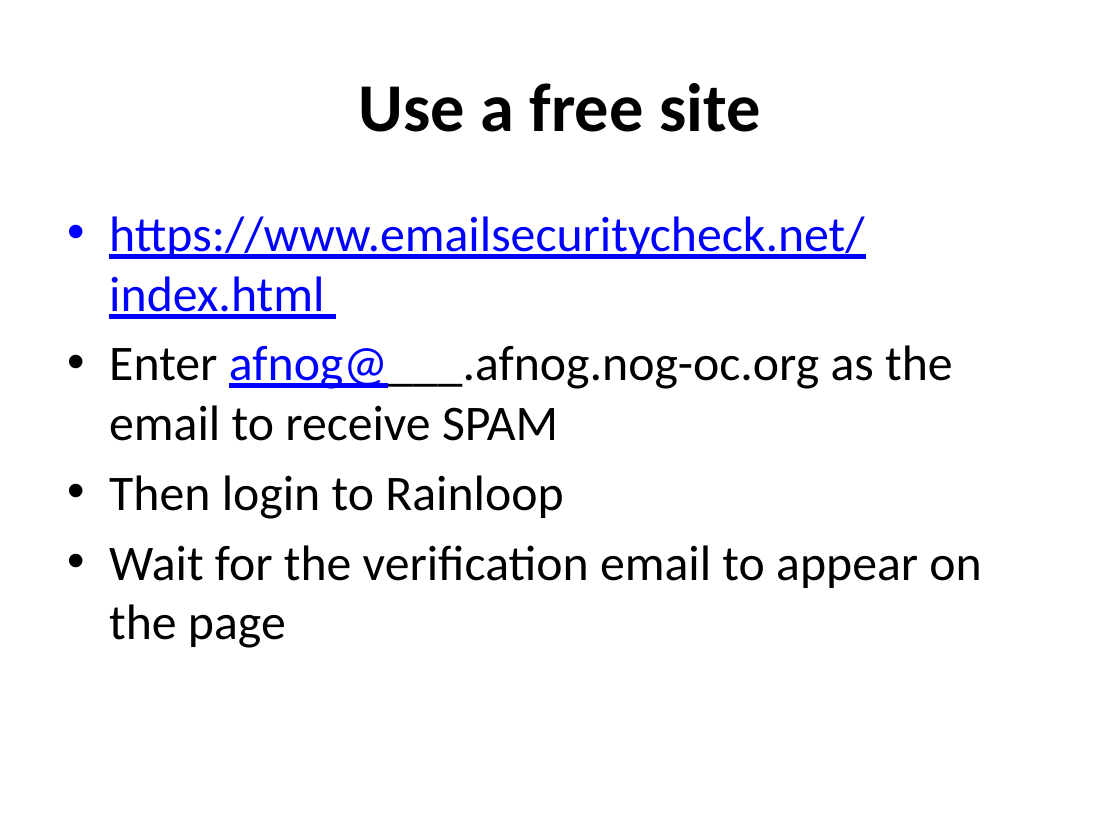
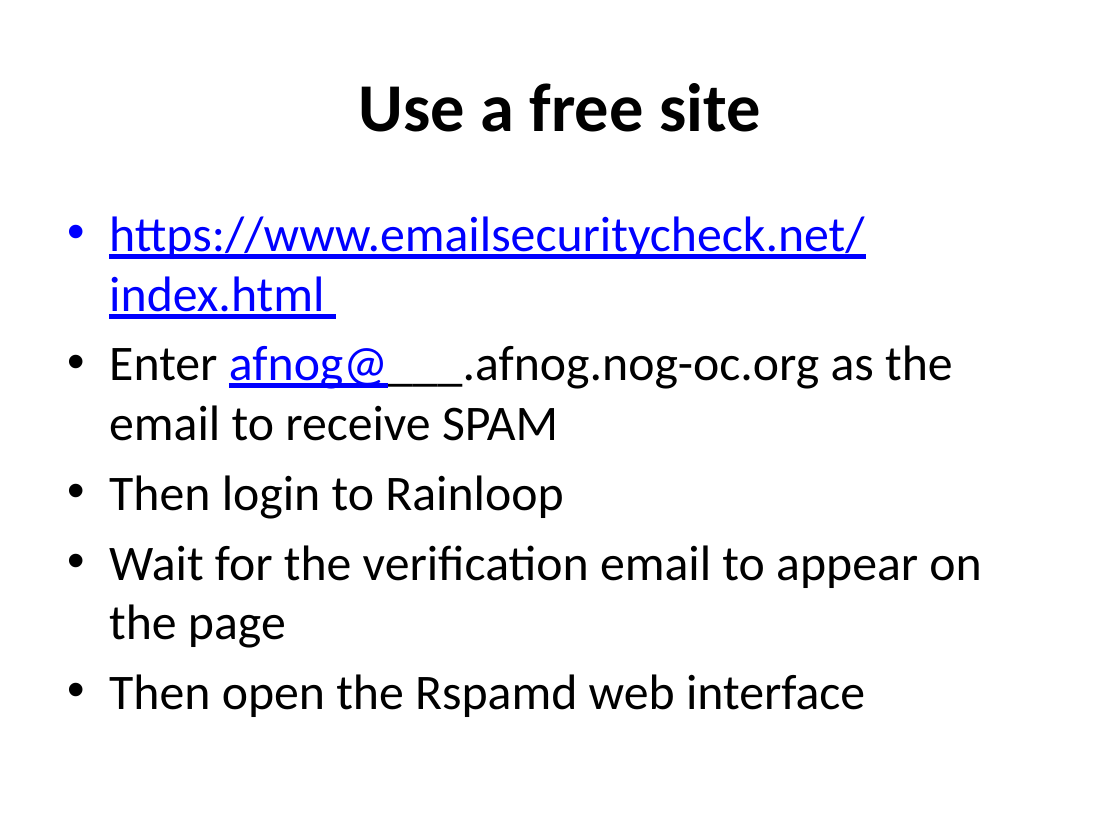
Before and after one commit to afnog/sse, a slide deck: slide 2 of rspamd/test_rspamd.pptx. Drawn at 1120x840 pixels with LibreOffice and Linux fonts; fonts in the diff are those of the drawing. Boxes give left, top, right and bottom in pixels: in the first picture for what was removed or moved away, otherwise in the second. Text is boxed around its words. In the diff, an @@ line names an element or a change of style, - is before the commit and + after.

Commit message:
rspamd updates

```diff
--- a/rspamd/test_rspamd.pptx
+++ b/rspamd/test_rspamd.pptx
@@ text at (109,674,865,717): paragraph added @@
+• Then open the Rspamd web interface
```
Also in this commit, not shown: 1 slide added, 1 slide removed, 6 other files.
